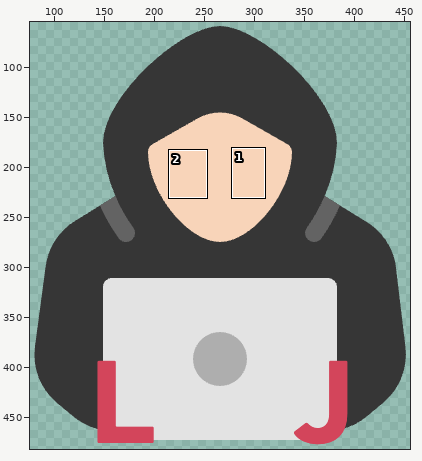
Two states of a sprite sheet, favicon-16x16-odyssey.png. Above: a wide view before the commit, with the close-up outlined.
Close-up. Before:
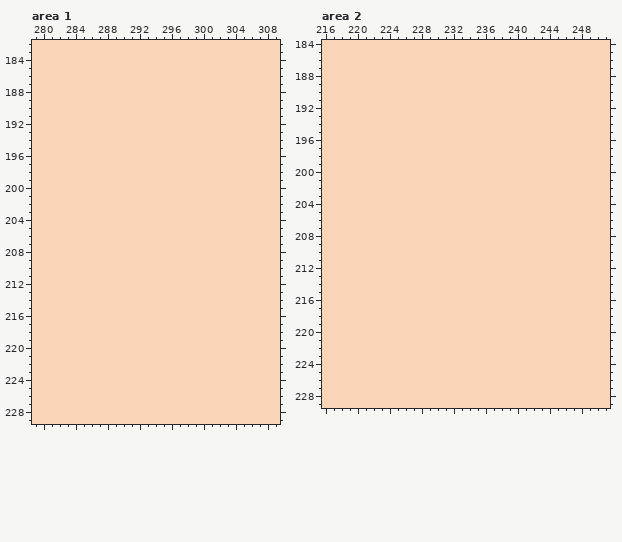
The file is 532x556 pixels. Pixels under 10% opacity are left out. Colours within 5 levels of each other are drawn and written as one. Shown: area 1: x 279..309, y 182..229; area 2: x 216..251, y 184..229. The wide view leaves out empty margins. The commit also changed other parts of the picture, which this record leaves out.
And afterwards:
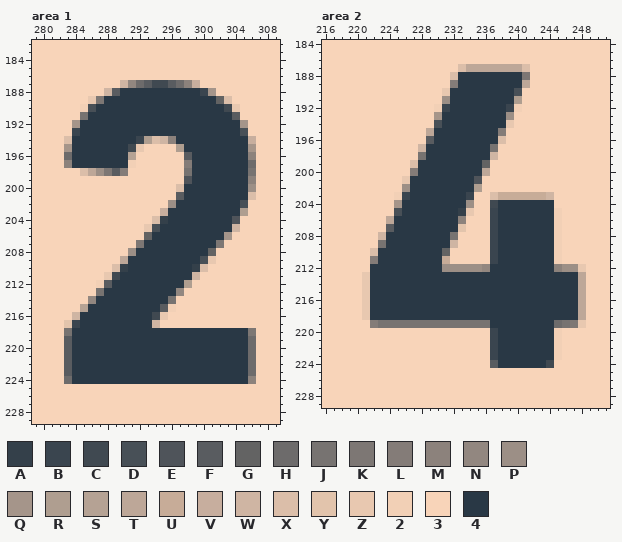
Palette (. is transparent): A #34404a  B #3a454f  C #404951  D #485057  E #4f545a  F #595c60  G #636363  H #6d6b6b  J #777371  K #7d7774  L #847c78  M #8c827c  N #928780  P #9c8f86  Q #a5958a  R #af9e90  S #b5a294  T #bda798  U #c7ac98  V #c7ae9e  W #cfb5a3  X #dbbea9  Y #e2c4ac  Z #e8c8b0  2 #f2d0b6  3 #f8d4b9  4 #293845
Diff:
Changed rows in their new state; - is an unchanged pixel.
Area 1:
first column x 283:
187 -------WNHFCCFHMV-------
188 -----WF4444444444BQ-----
189 ---ZK44444444444444GX---
190 --2D4444444444444444CZ--
191 --J444444444444444444F--
192 -Q44444444444444444444Q-
193 -B44444444444444444444D-
194 X44444444BRXWM444444444V
195 Q4444444CZ----R44444444Q
196 H4444444S------F4444444M
197 M44444442------L4444444H
198 --XTPKFL-------J4444444J
199 ---------------E4444444M
200 --------------X44444444P
201 --------------F44444444X
202 -------------P44444444D-
203 ------------V444444444R-
204 -----------XA44444444E--
205 ----------ZD444444444W--
206 ----------G444444444Q---
207 ---------K444444444K----
208 --------P444444444G-----
209 -------T444444444DZ-----
210 ------XA44444444AX------
211 -----ZC444444444W-------
212 ----2F444444444R--------
213 ----J444444444N---------
214 ---N444444444J----------
215 --S444444444F2----------
216 -W444444444CZ-----------
217 YB444444444W------------
218 J4444444444444444444444K
219 F4444444444444444444444H
220 F4444444444444444444444H
221 F4444444444444444444444H
222 F4444444444444444444444H
223 F4444444444444444444444H
224 H4444444444444444444444M
Area 2:
first column x 221:
187 ------------XTTTTTTTX-------
188 -----------X44444444K-------
189 -----------L44444444T-------
190 ----------Z44444444D--------
191 ----------P44444444R--------
192 ---------2B4444444B2--------
193 ---------Q44444444P---------
194 ---------D44444444Z---------
195 --------T44444444L----------
196 --------F44444444X----------
197 -------W44444444J-----------
198 -------J44444444W-----------
199 ------X44444444G------------
200 ------L44444444T------------
201 -----Z44444444E-------------
202 -----P44444444R-------------
203 ----2B4444444B--XUUUUUUW----
204 ----Q44444444P--C4444444----
205 ----D4444444AZ--B44444442---
206 ---T44444444M---B44444442---
207 ---F44444444Y---B44444442---
208 --W44444444J----B44444442---
209 --J44444444W----B44444442---
210 -X44444444G-----B44444442---
211 -L44444444U-----B44444442---
212 -444444444PPPPPN44444444MPPZ
213 Z44444444444444444444444444T
214 Z44444444444444444444444444T
215 Z44444444444444444444444444T
216 Z44444444444444444444444444T
217 Z44444444444444444444444444T
218 Z44444444444444444444444444T
219 -LJJJJJJJJJJJJJJ44444444HJKZ
220 ----------------B44444442---
221 ----------------B44444442---
222 ----------------B44444442---
223 ----------------B44444442---
224 ----------------F444444C----
